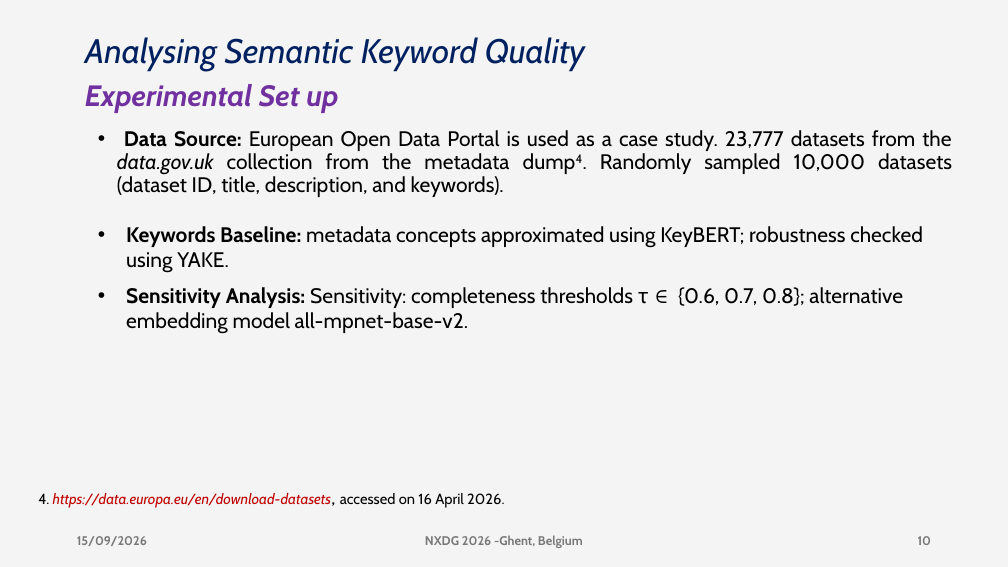
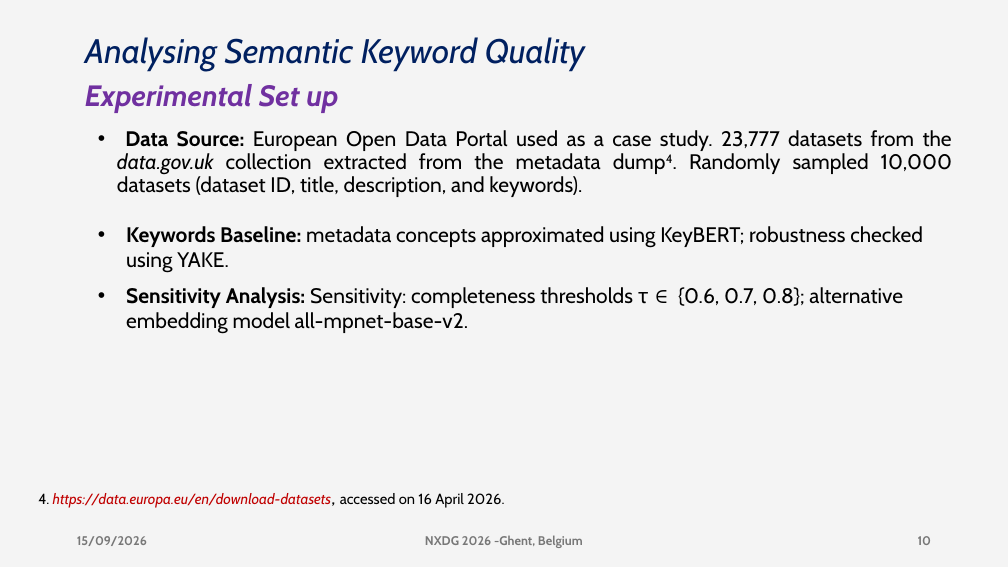
Before and after one commit to DeperiasKerre/deperiaskerre.github.io, a slide deck: slide 10 of slides/nxdg_2026_Deperias.pptx. Drawn at 1008x567 pixels with LibreOffice and Linux fonts; fonts in the diff are those of the drawing. Boxes give left, top, right and bottom in pixels: in the first picture for what was removed or moved away, otherwise in the second. Text is boxed around its words. In the diff, an @@ line names an element or a change of style, - is before the commit and + after.

```diff
--- a/slides/nxdg_2026_Deperias.pptx
+++ b/slides/nxdg_2026_Deperias.pptx
@@ text at (x1=117, y1=130, x2=952, y2=197): text changed @@
-• Data Source: European Open Data Portal is used as a case study. 23,777 datasets from the data.gov.uk collection from the metadata dump4. Randomly sampled 10,000 datasets (dataset ID, title, description, and keywords).
+• Data Source: European Open Data Portal used as a case study. 23,777 datasets from the data.gov.uk collection extracted from the metadata dump4. Randomly sampled 10,000 datasets (dataset ID, title, description, and keywords).
```
Also in this commit, not shown: 7 other slides changed.
